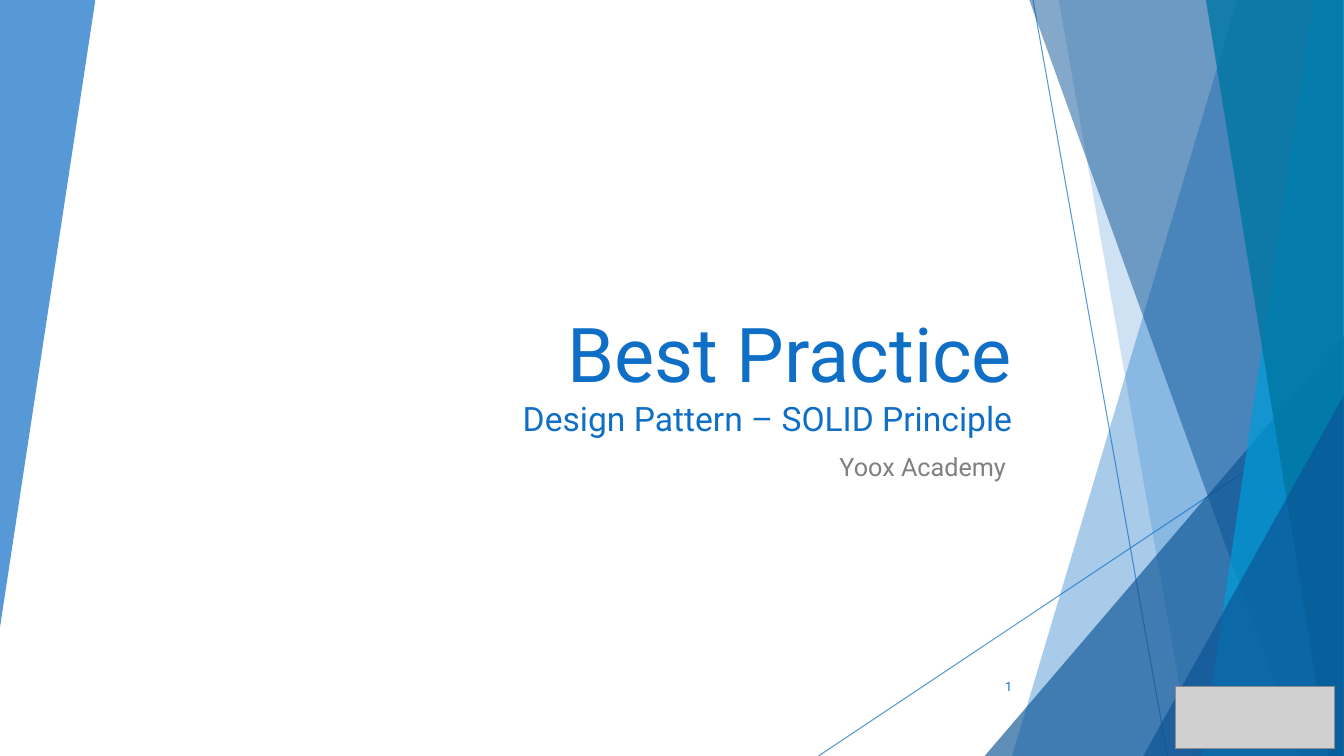
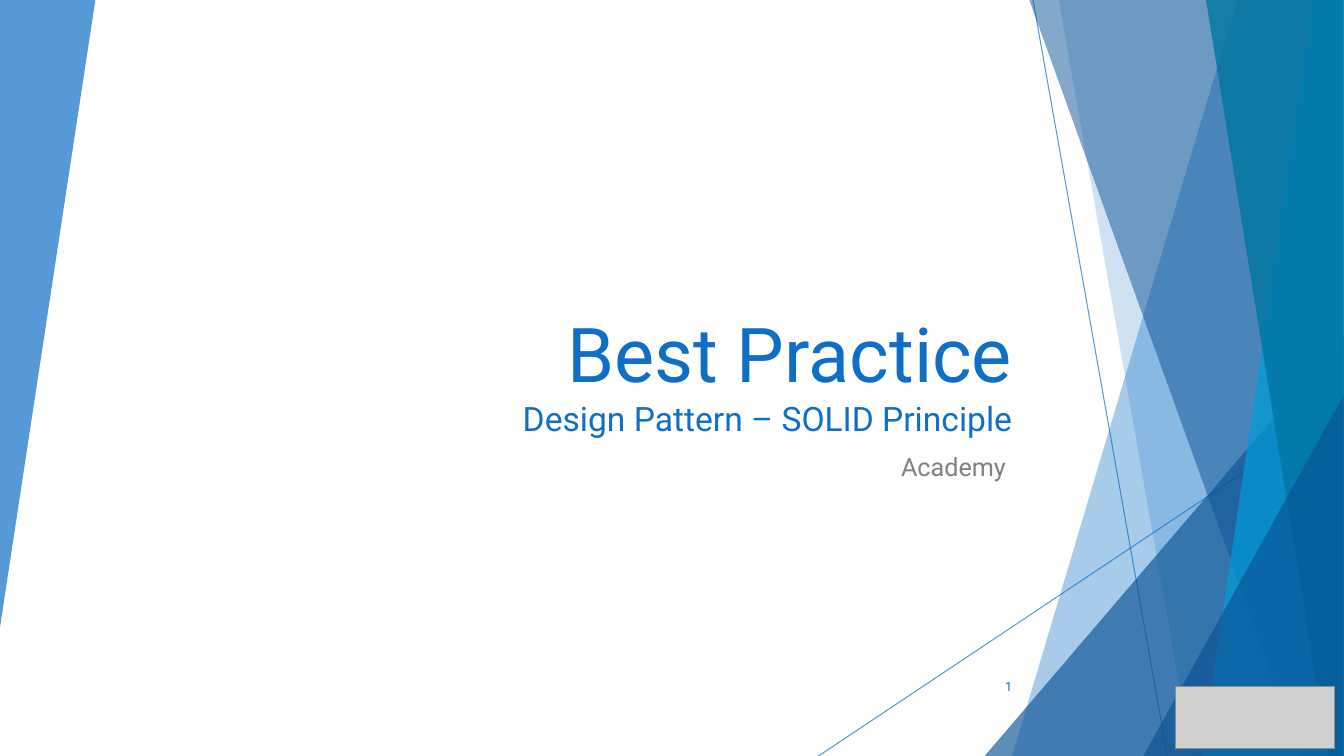
Before and after one commit to DocAigor/slide-academy-net, a slide deck: slide 1 of Best Practice.pptx. Drawn at 1344x756 pixels with LibreOffice and Linux fonts; fonts in the diff are those of the drawing; grey boxes stand for pictures. Boxes give left, top, right and bottom in pixels: in the first picture for what was removed or moved away, otherwise in the second. Text is boxed around its words. In the diff, an @@ line names an element or a change of style, - is before the commit and + after.

Commit message:
update best practice module

```diff
--- a/Best Practice.pptx
+++ b/Best Practice.pptx
@@ subtitle at (901, 457, 1006, 482): text changed @@
-Yoox Academy
+Academy
```
Also in this commit, not shown: 3 other slides changed, 1 other file.
